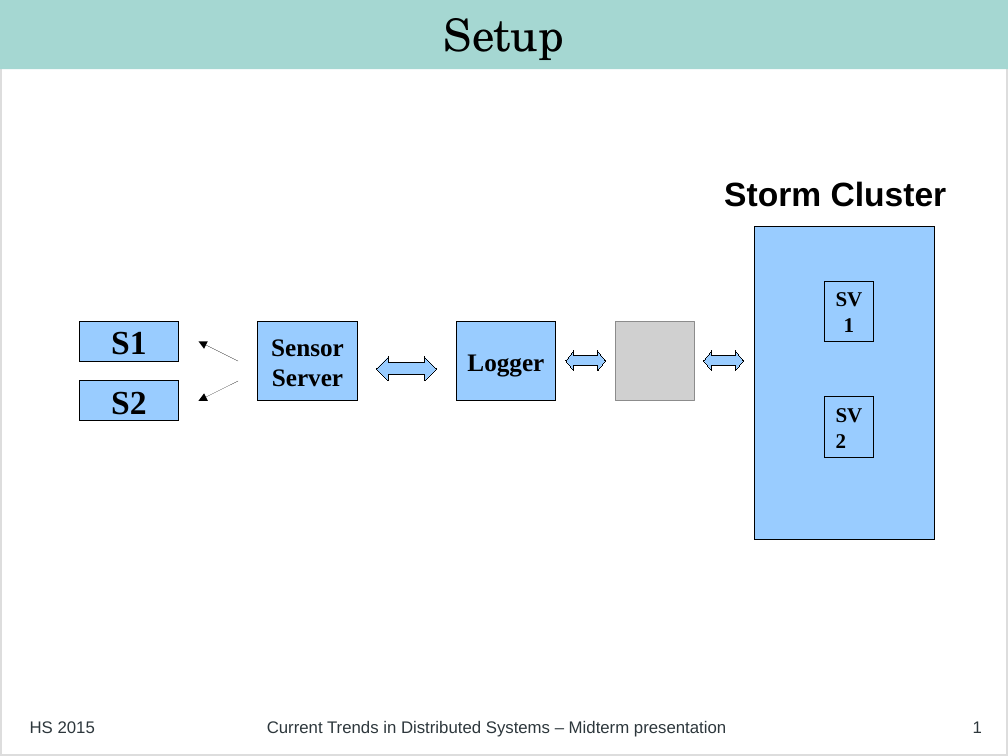
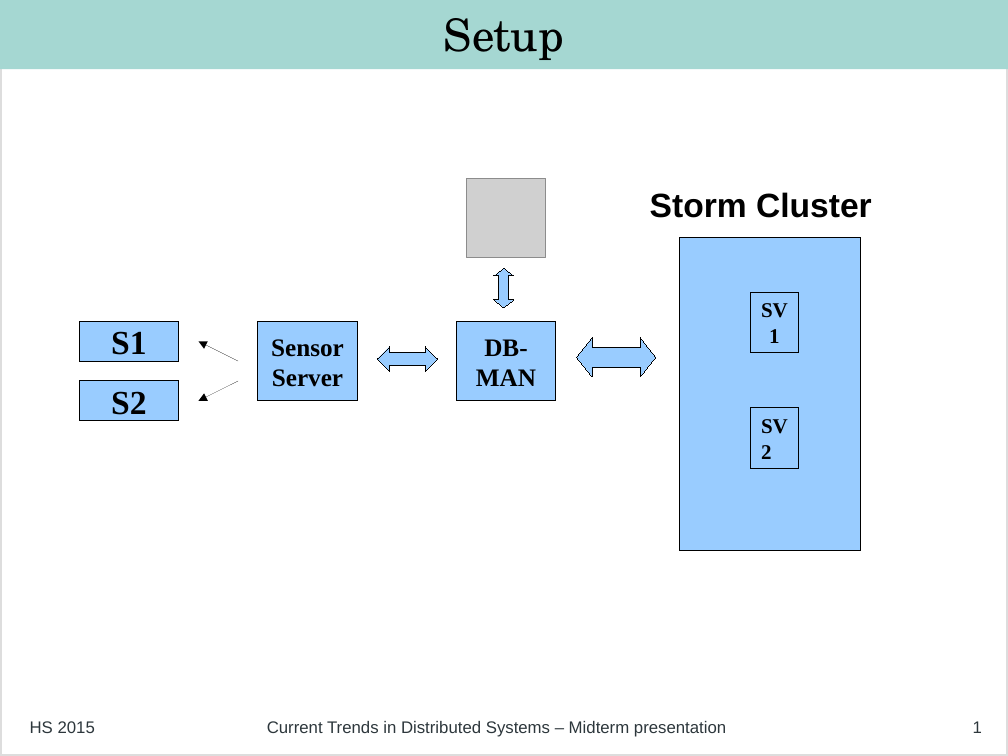
Before and after one commit to philipp-oldenburg/ctds-storm, a slide deck: slide 1 of Project-Weather-Station/Mid Term Presentation - Philipp Oldenburg.odp. Drawn at 1008x756 pixels with LibreOffice and Linux fonts; fonts in the diff are those of the drawing; grey boxes stand for pictures. Boxes give left, top, right and bottom in pixels: in the first picture for what was removed or moved away, otherwise in the second. Text is boxed around its words. In the diff, an @@ line names an element or a change of style, - is before the commit and + after.

Commit message:
introduced the DB-MAN

```diff
--- a/Project-Weather-Station/Mid Term Presentation - Philipp Oldenburg.odp
+++ b/Project-Weather-Station/Mid Term Presentation - Philipp Oldenburg.odp
@@ picture: place and size @@
-picture at (615, 322, 695, 401)
+picture at (467, 178, 546, 258)
@@ 3 rectangles, 1 text: place and size @@
-3 rectangles, 1 text at (724, 181, 947, 539)
+3 rectangles, 1 text at (650, 192, 872, 550)
@@ left right arrow at (493, 269, 514, 308): rotation 0 to 90 degrees @@
@@ left right arrow: place and size @@
-left right arrow at (376, 357, 436, 381)
+left right arrow at (377, 347, 437, 371)
@@ text in rectangle at (476, 339, 536, 386): text changed @@
-Logger
+DB-
+MAN
@@ left right arrow: place and size @@
-left right arrow at (704, 351, 743, 371)
+left right arrow at (577, 338, 656, 377)
```
